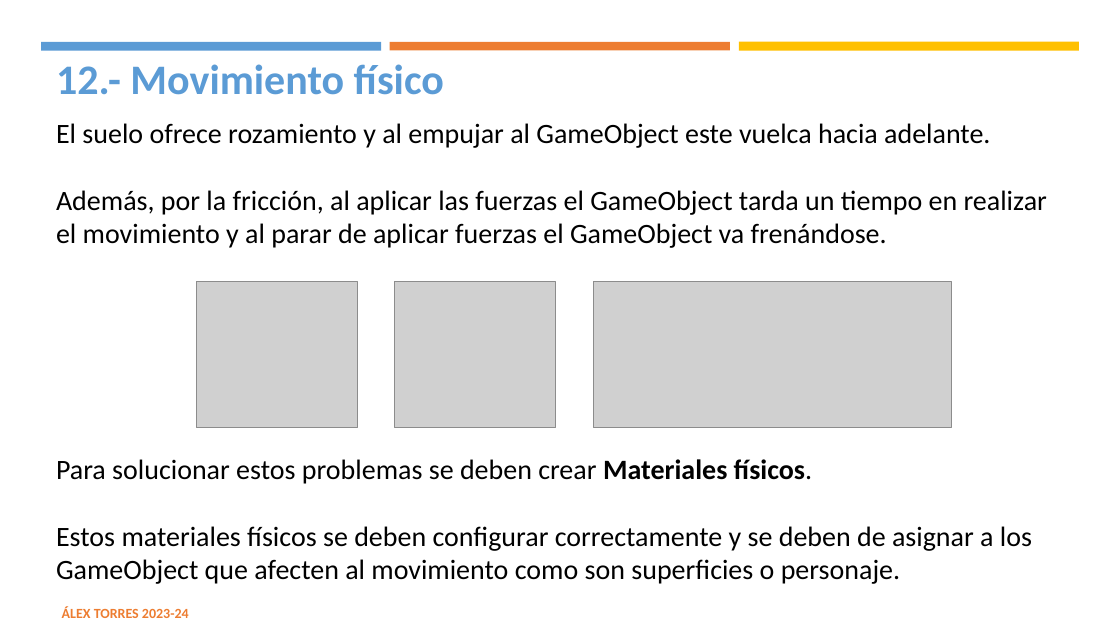
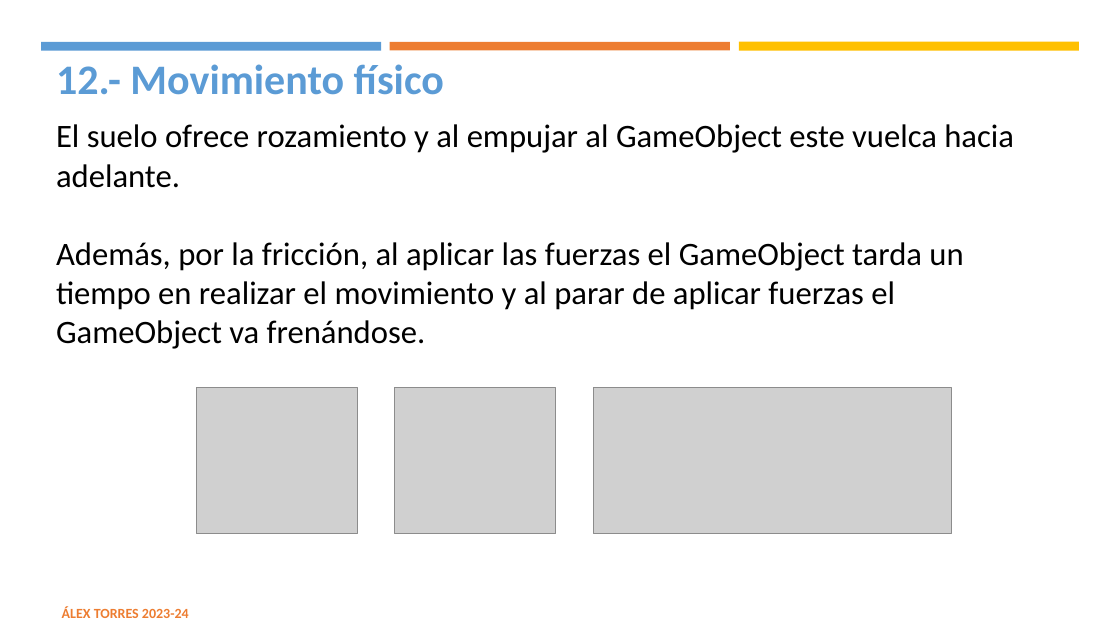
Before and after one commit to sdram58/apuntesPMDM, a slide deck: slide 50 of alex/UD9/UD9.4 Clase GameObject.pptx. Drawn at 1120x630 pixels with LibreOffice and Linux fonts; fonts in the diff are those of the drawing; grey boxes stand for pictures. Boxes give left, top, right and bottom in pixels: in the first picture for what was removed or moved away, otherwise in the second. Text is boxed around its words. In the diff, an @@ line names an element or a change of style, - is before the commit and + after.

```diff
--- a/alex/UD9/UD9.4 Clase GameObject.pptx
+++ b/alex/UD9/UD9.4 Clase GameObject.pptx
@@ text "El suelo ofrece rozamiento y ..." at (56, 124, 1014, 349): size 24 to 28 pt @@
@@ 3 pictures: place and size @@
-3 pictures at (197, 282, 952, 429)
+3 pictures at (197, 388, 952, 534)
@@ text at (56, 459, 1032, 584): paragraphs removed @@
-Para solucionar estos problemas se deben crear Materiales físicos.
-Estos materiales físicos se deben configurar correctamente y se deben de asignar a los GameObject que afecten al movimiento como son superficies o personaje.
```
Also in this commit, not shown: 5 other slides changed, 2 slides added, 55 other files.
